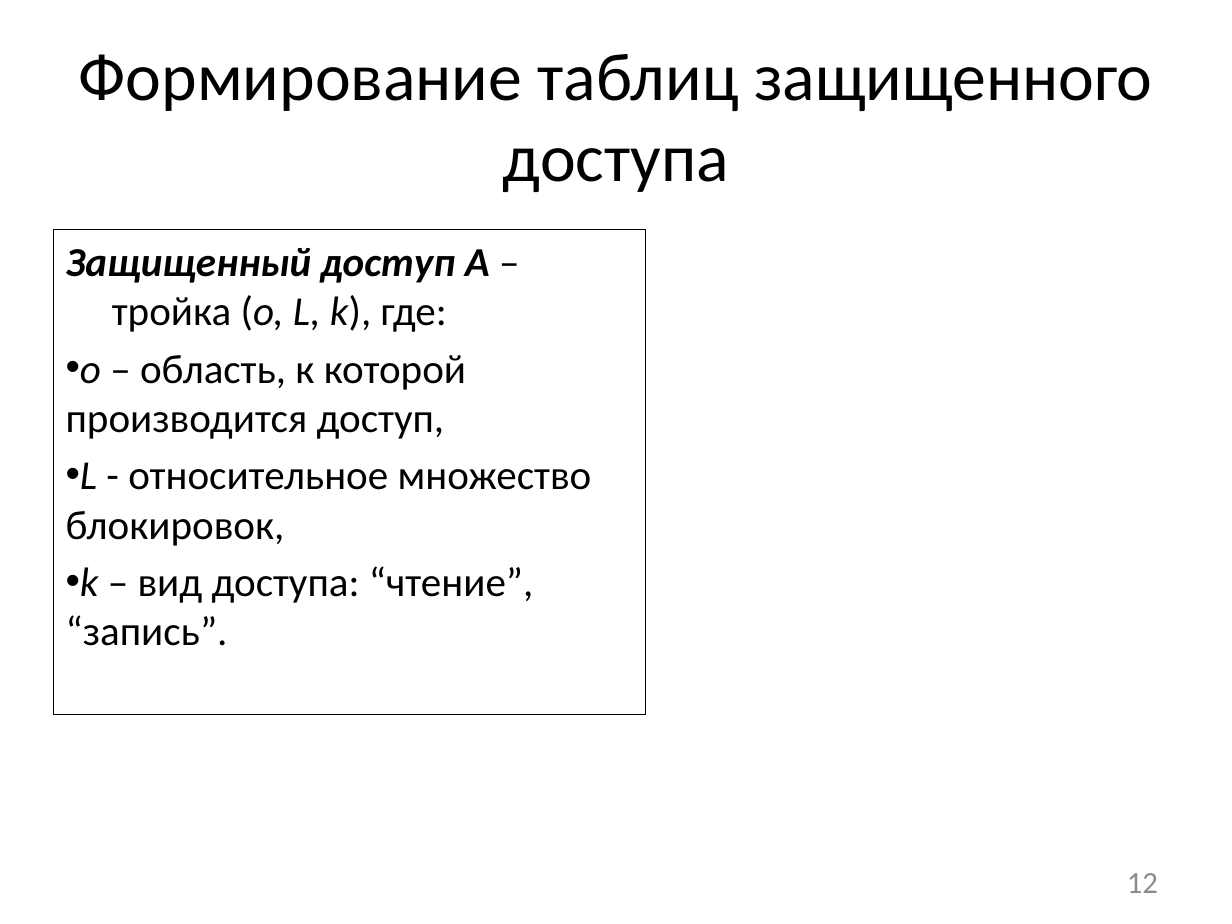
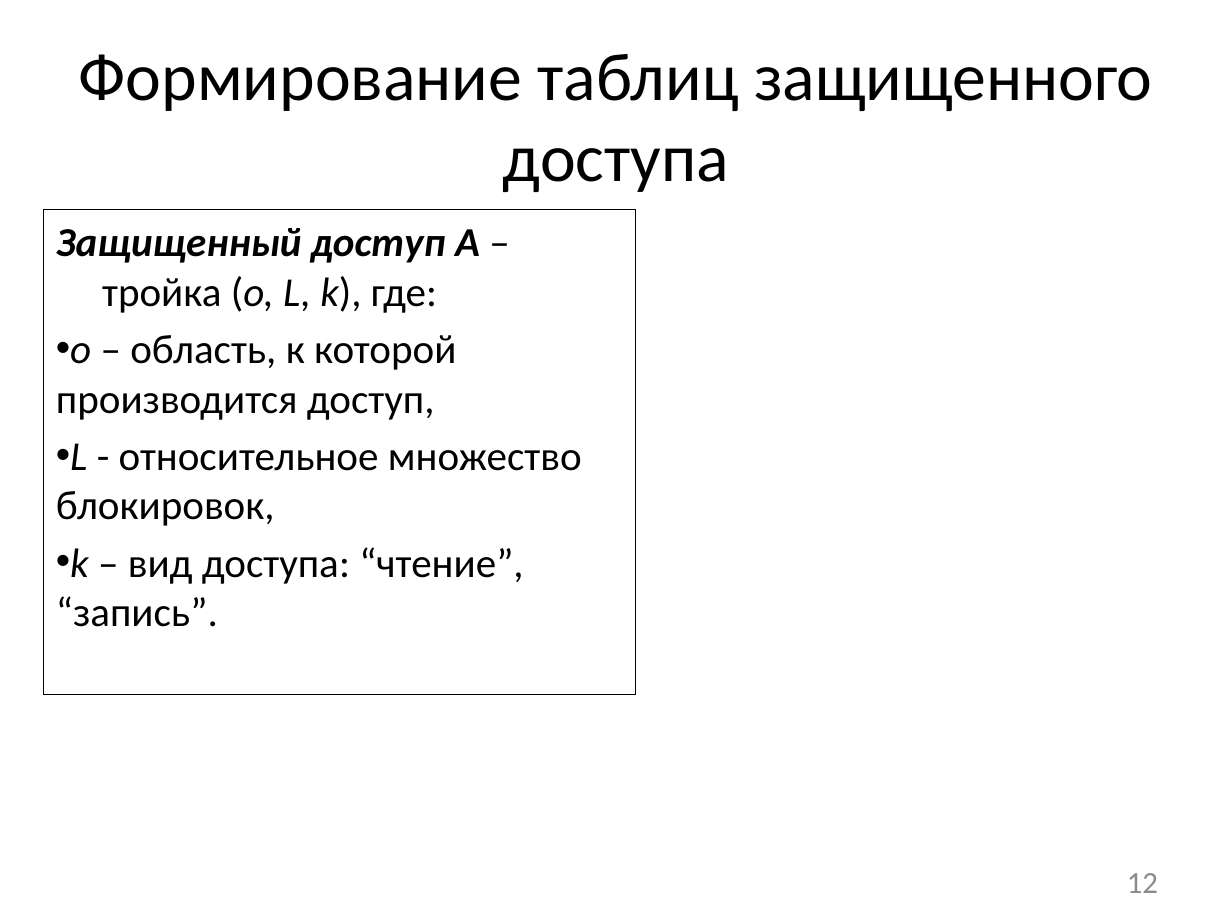
Before and after one commit to afrolovskiy/diplom, a slide deck: slide 12 of presentations/diplom/static race detection.pptx. Drawn at 1232x924 pixels with LibreOffice and Linux fonts; fonts in the diff are those of the drawing. Boxes give left, top, right and bottom in pixels: in the first picture for what was removed or moved away, otherwise in the second. Text is boxed around its words. In the diff, an @@ line names an element or a change of style, - is before the commit and + after.

```diff
--- a/presentations/diplom/static race detection.pptx
+++ b/presentations/diplom/static race detection.pptx
@@ rectangle "Защищенный доступ A – тройка ...": place and size @@
-rectangle "Защищенный доступ A – тройка ..." at <box>53,229,644,715</box>
+rectangle "Защищенный доступ A – тройка ..." at <box>43,209,634,695</box>
```
Also in this commit, not shown: 3 other slides changed, 1 other file.
